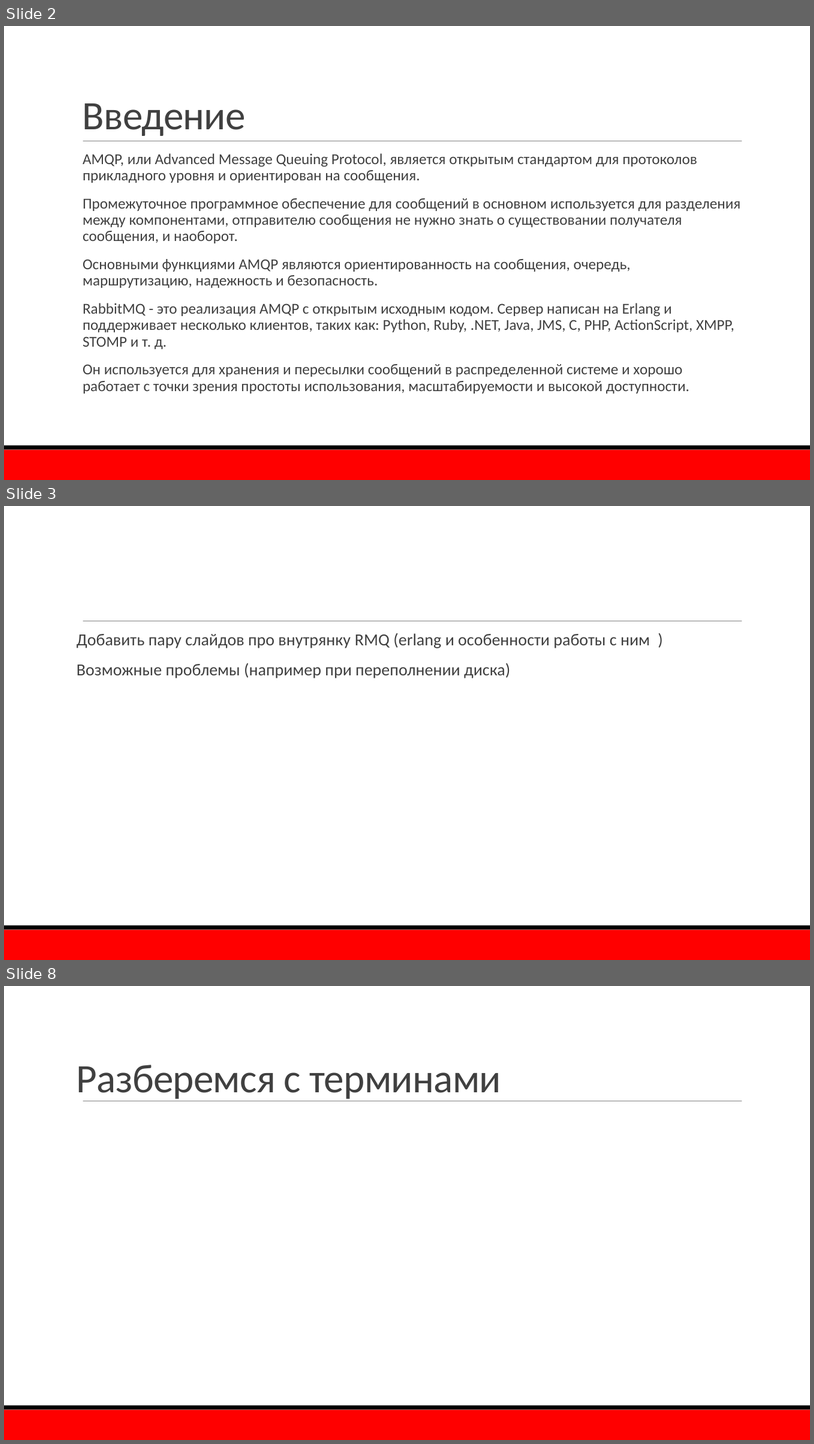
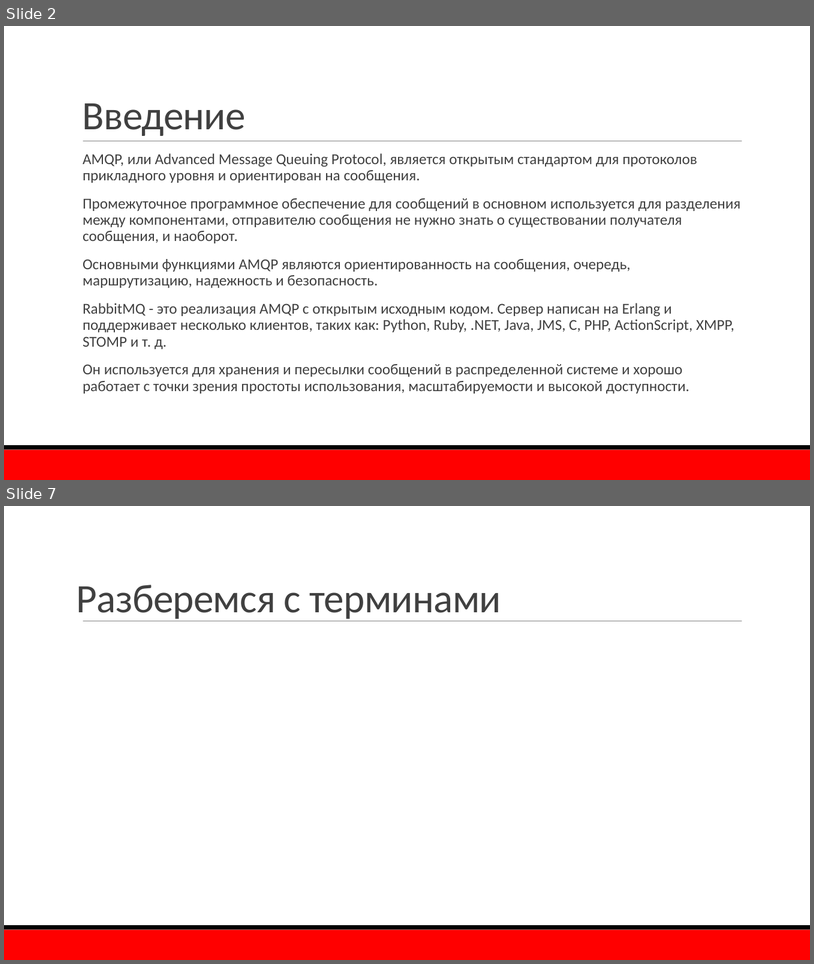
Before and after one commit to TurCons/DisconfRabbitMq, a slide deck: presentation/RabbitMQ.pptx. Shown one above the other, each under a label of ours: slides 2, 3 and 8 before the commit, slides 2 and 7 after it; the slides between them are not shown. The pictures are 814x1444 and 814x964 pixels, drawn with LibreOffice and Linux fonts; fonts in the diff are those of the drawing; background and template pictures are left out. Boxes give left, top, right and bottom in pixels: in the first picture for what was removed or moved away, otherwise in the second. Text is boxed around its words. In the diff, an @@ line names an element or a change of style, - is before the commit and + after.

```diff
--- a/presentation/RabbitMQ.pptx
+++ b/presentation/RabbitMQ.pptx
@@ slide 3 removed at (4, 506, 810, 960), background #FFFFFF; not listed: 3 template elements that a slide beside it also shows @@
@@ text removed at (77, 633, 650, 678) @@
-Добавить пару слайдов про внутрянку RMQ (erlang и особенности работы с ним )
-Возможные проблемы (например при переполнении диска)
@@ what was slide 8 is now slide 7 @@
```
Also in this commit, not shown: 4 slides changed, 1 slide added, 2 other files.
